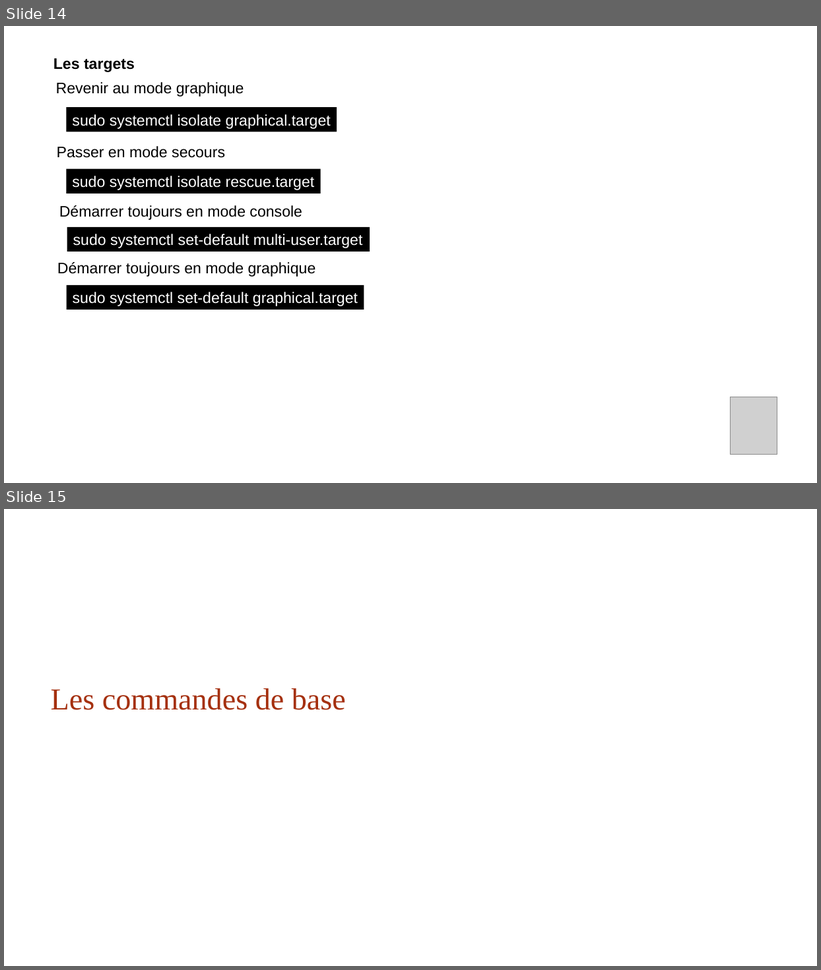
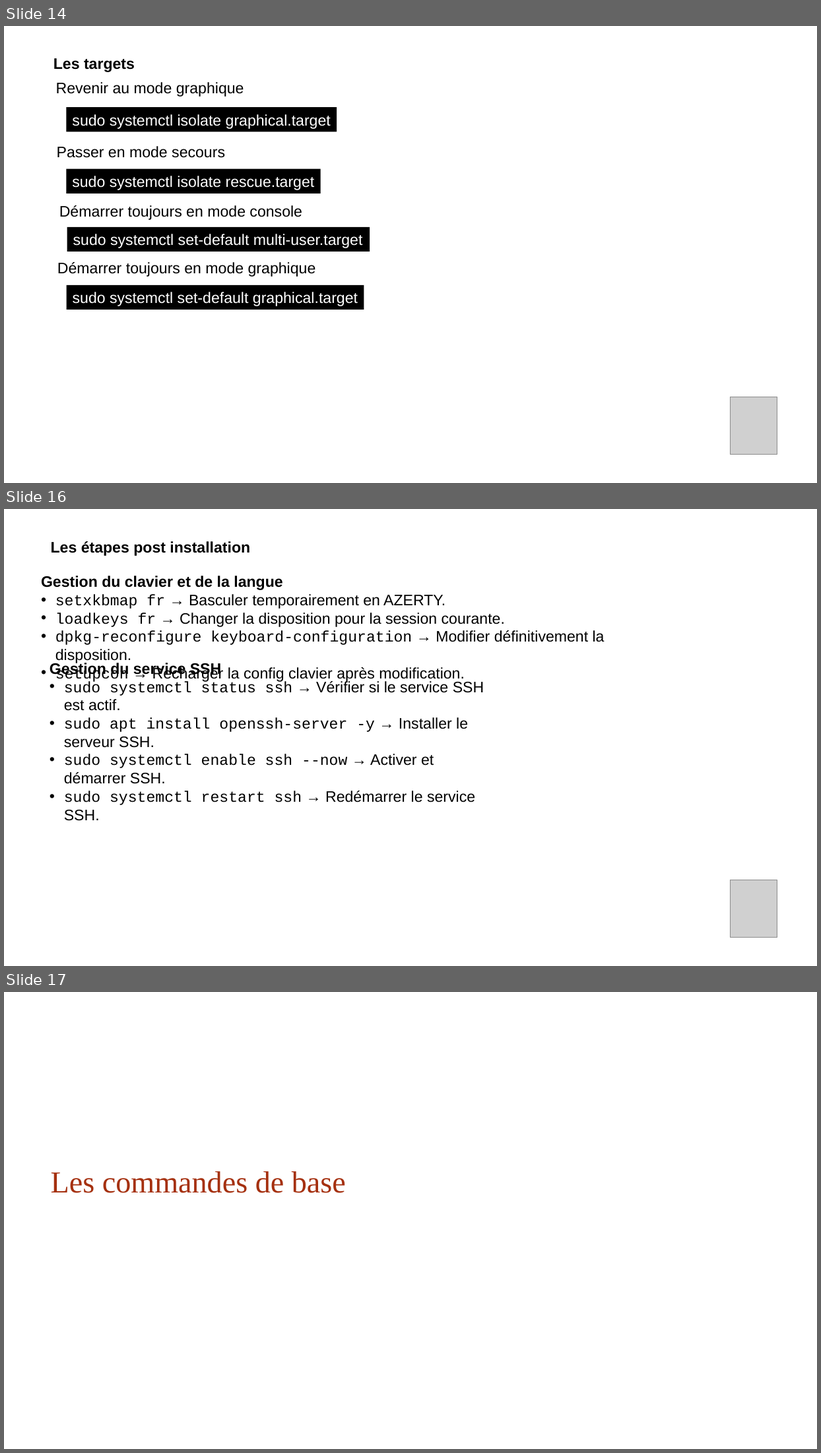
Before and after one commit to bejaouibechir/SupportLinux, a slide deck: 0.Linux.ppt. Shown one above the other, each under a label of ours: slides 14 and 15 before the commit, slides 14, 16 and 17 after it; the slides between them are not shown. The pictures are 821x970 and 821x1453 pixels, drawn with LibreOffice and Linux fonts; fonts in the diff are those of the drawing; grey boxes stand for pictures. Boxes give left, top, right and bottom in pixels: in the first picture for what was removed or moved away, otherwise in the second. Text is boxed around its words. In the diff, an @@ line names an element or a change of style, - is before the commit and + after.

Commit message:
maj

```diff
--- a/0.Linux.ppt
+++ b/0.Linux.ppt
@@ slide 16 added at (4,509,817,966), background #FFFFFF @@
@@ text added at (51,541,250,556), 18 pt, text #000000, bold @@
+Les étapes post installation
@@ text added at (41,576,605,682), 18 pt, text #000000 @@
+Gestion du clavier et de la langue
+• setxkbmap fr → Basculer temporairement en AZERTY.
+• loadkeys fr → Changer la disposition pour la session courante.
+• dpkg-reconfigure keyboard-configuration → Modifier définitivement la disposition.
+• setupcon → Recharger la config clavier après modification.
@@ text added at (64,661,484,821), 18 pt, text #000000 @@
+Gestion du service SSH
+• sudo systemctl status ssh → Vérifier si le service SSH est actif.
+• sudo apt install openssh-server -y → Installer le serveur SSH.
+• sudo systemctl enable ssh --now → Activer et démarrer SSH.
+• sudo systemctl restart ssh → Redémarrer le service SSH.
@@ picture added at (731,880,778,937) @@
@@ what was slide 15 is now slide 17 @@
```
Also in this commit, not shown: 1 other slide added.
